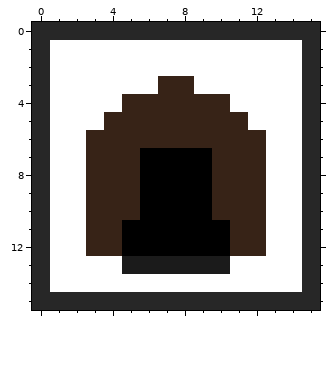
Pixel-art sprite -- Content/provinceSmall1.png. The picture above is the old version.
The file is 16x16 pixels.
Once edited:
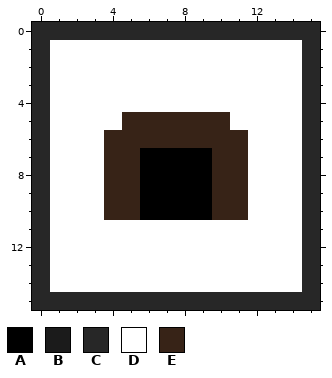
Palette (. is transparent): A #000000  B #1b1b1b  C #272727  D #ffffff  E #372317
The edit:
@@ x 0..15 @@
  2 CDDDDDDDDDDDDDDC
- 3 CDDDDDDEEDDDDDDC
- 4 CDDDDEEEEEEDDDDC
- 5 CDDDEEEEEEEEDDDC
- 6 CDDEEEEEEEEEEDDC
- 7 CDDEEEAAAAEEEDDC
- 8 CDDEEEAAAAEEEDDC
- 9 CDDEEEAAAAEEEDDC
-10 CDDEEEAAAAEEEDDC
-11 CDDEEAAAAAAEEDDC
-12 CDDEEAAAAAAEEDDC
-13 CDDDDBBBBBBDDDDC
+ 3 CDDDDDDDDDDDDDDC
+ 4 CDDDDDDDDDDDDDDC
+ 5 CDDDDEEEEEEDDDDC
+ 6 CDDDEEEEEEEEDDDC
+ 7 CDDDEEAAAAEEDDDC
+ 8 CDDDEEAAAAEEDDDC
+ 9 CDDDEEAAAAEEDDDC
+10 CDDDEEAAAAEEDDDC
+11 CDDDDDDDDDDDDDDC
+12 CDDDDDDDDDDDDDDC
+13 CDDDDDDDDDDDDDDC
 14 CDDDDDDDDDDDDDDC
